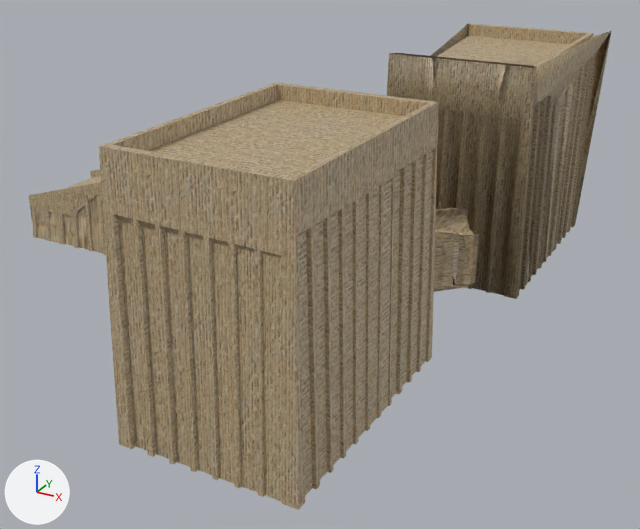
What one commit did to the FBX model Map/Assets/Models/Sumerians/Sumerian_TownCenter_Semidemolished/Sumeria_TownCenter_Semi.fbx.
Before and after are seen from a 50 mm lens placed at (0.101, -0.246, 0.103), pointed at (-0.013, -0.038, -0.001). Every picture has the same lights, and +X, +Y and +Z are marked at lower left. Where no turn or scale is listed for an object, it has been applied to the vertices.

Before the edit, the objects in view are built like this:
```python
me_base1_001 = bpy.data.meshes.new('base1_001')
me_base1_001.from_pydata(...)  # 251 vertices, 269 faces; spans x -0.0041..0.0319, y -0.0144..0.0144, z -0.0117..0.0117
# faces by material slot: [4, 265]
me_base1_001.materials.append(mat_base)  # picture img_sumeriatowncenter2_png
me_base1_001.materials.append(mat_base__sumeriatowncenter2_png)  # picture img_sumeriatowncenter2_png
me_base3 = bpy.data.meshes.new('base3')
me_base3.from_pydata(...)  # 1892 vertices, 2363 faces; spans x -0.0205..0.0205, y -0.031..0.031, z -0.0306..0.0303
me_base3.materials.append(mat_base__sumeriatowncenter2_png)  # picture img_sumeriatowncenter2_png
me_base3_001 = bpy.data.meshes.new('base3_001')
me_base3_001.from_pydata(...)  # 1879 vertices, 2363 faces; spans x -0.0205..0.0205, y -0.031..0.031, z -0.0306..0.0303
me_base3_001.materials.append(mat_base__sumeriatowncenter2_png)  # picture img_sumeriatowncenter2_png
me_base3_002 = bpy.data.meshes.new('base3_002')
me_base3_002.from_pydata(...)  # 1890 vertices, 2358 faces; spans x -0.0205..0.0246, y -0.031..0.031, z -0.0306..0.0315
me_base3_002.materials.append(mat_base__sumeriatowncenter2_png)  # picture img_sumeriatowncenter2_png
ob_base1_001 = bpy.data.objects.new('base1_001', me_base1_001)
ob_base1_001.location = (-0.0929, -0.0533, 0.0138)
ob_base3 = bpy.data.objects.new('base3', me_base3)
ob_base3.location = (0.0242, -0.0041, 0.0306)
ob_base3_001 = bpy.data.objects.new('base3_001', me_base3_001)
ob_base3_001.location = (0.0164, -0.1056, 0.0304)
ob_base3_002 = bpy.data.objects.new('base3_002', me_base3_002)
ob_base3_002.location = (0.0242, -0.0041, 0.0306)
# also in view: 'base1' at (0.011, -0.035, 0.011)
```
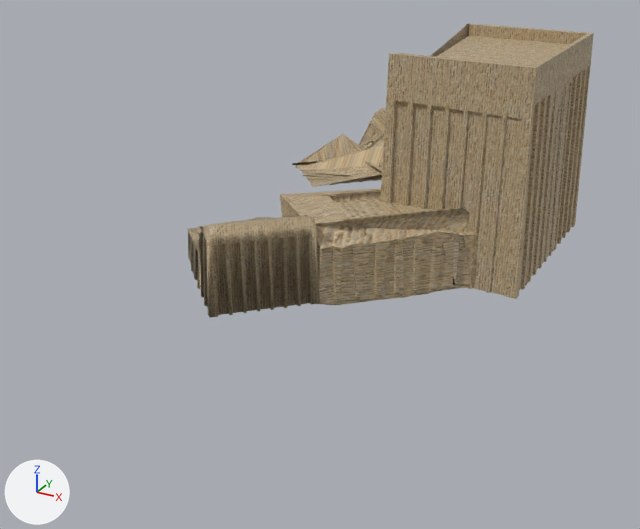
Where the change shows, as pixel boxes [x1, y1, x2, y2] in the pictures (640 x 529 px):
```json
{"object": "base3_001", "change": "deleted", "before": [99, 82, 439, 510], "on screen": "brown"}
{"object": "base3_002", "change": "deleted", "before": [387, 31, 611, 299], "on screen": "brown"}
{"object": "base1_001", "change": "deleted", "before": [29, 169, 106, 255], "on screen": "brown", "faces in mat_base__sumeriatowncenter2_png (picture img_sumeriatowncenter2_png)": [29, 169, 106, 255], "faces in mat_base (picture img_sumeriatowncenter2_png)": [29, 176, 101, 218]}
{"object": "base3", "change": "unchanged, uncovered by the edit", "before": [390, 23, 594, 261], "after": [380, 23, 594, 299]}
{"object": "base1", "change": "unchanged, uncovered by the edit", "before": [434, 208, 530, 292], "after": [280, 188, 530, 305]}
{"object": "base1_002", "change": "unchanged, uncovered by the edit", "after": [188, 215, 320, 318]}
{"object": "base1_004", "change": "unchanged, uncovered by the edit", "after": [292, 107, 386, 187]}
```

Edits to the scene script, one JSON object a line:
```json
{"op": "remove", "block": "ob_base1_001", "code": ["ob_base1_001 = bpy.data.objects.new('base1_001', me_base1_001)", "ob_base1_001.location = (-0.0929, -0.0533, 0.0138)"]}
{"op": "remove", "block": "ob_base3_001", "code": ["ob_base3_001 = bpy.data.objects.new('base3_001', me_base3_001)", "ob_base3_001.location = (0.0164, -0.1056, 0.0304)"]}
{"op": "remove", "block": "ob_base3_002", "code": ["ob_base3_002 = bpy.data.objects.new('base3_002', me_base3_002)", "ob_base3_002.location = (0.0242, -0.0041, 0.0306)"]}
```
